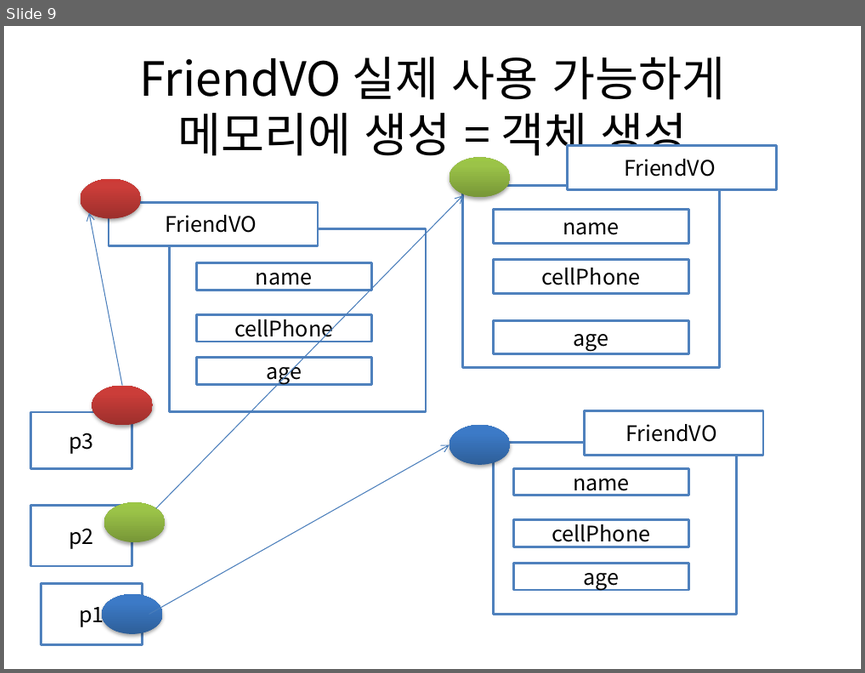
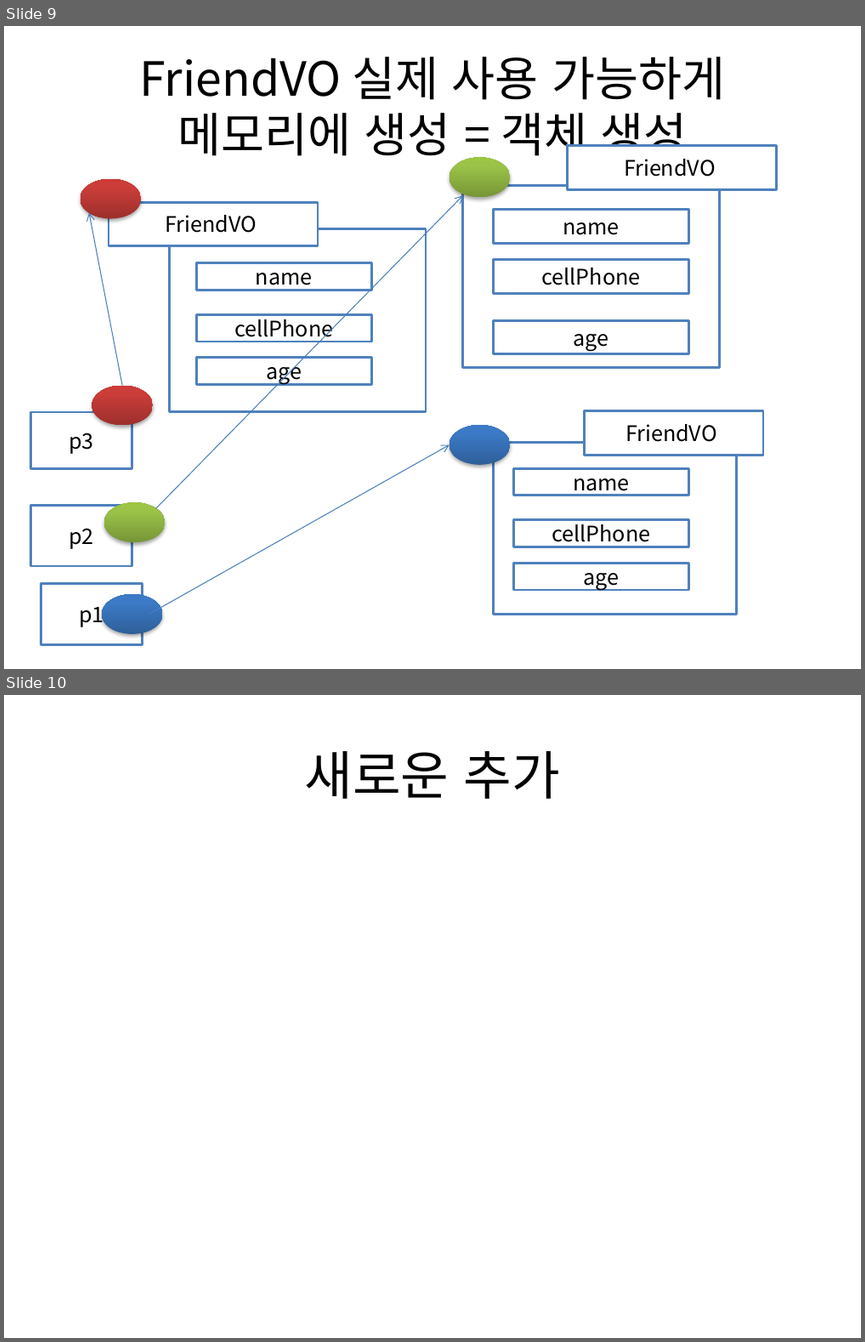
Before and after one commit to hwanginbeom/bigData, a slide deck: 1주차수업중판서내용.pptx. Shown one above the other, each under a label of ours: slide 9 before the commit, slides 9 and 10 after it. The pictures are 865x673 and 865x1342 pixels, drawn with LibreOffice and Linux fonts; fonts in the diff are those of the drawing. Boxes give left, top, right and bottom in pixels: in the first picture for what was removed or moved away, otherwise in the second. Text is boxed around its words. In the diff, an @@ line names an element or a change of style, - is before the commit and + after.

```diff
--- a/1주차수업중판서내용.pptx
+++ b/1주차수업중판서내용.pptx
@@ slide 10 added at [4, 695, 861, 1338], background #FFFFFF @@
@@ title added at [305, 751, 560, 799], 44 pt, text #000000 @@
+새로운 추가
```
Also in this commit, not shown: 1 other file.
